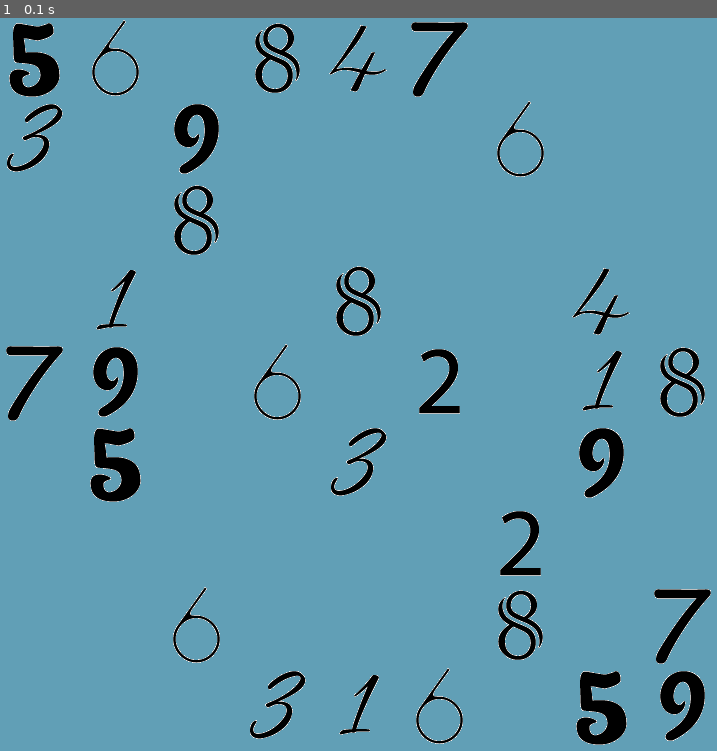
Above: before the commit, frame 1.
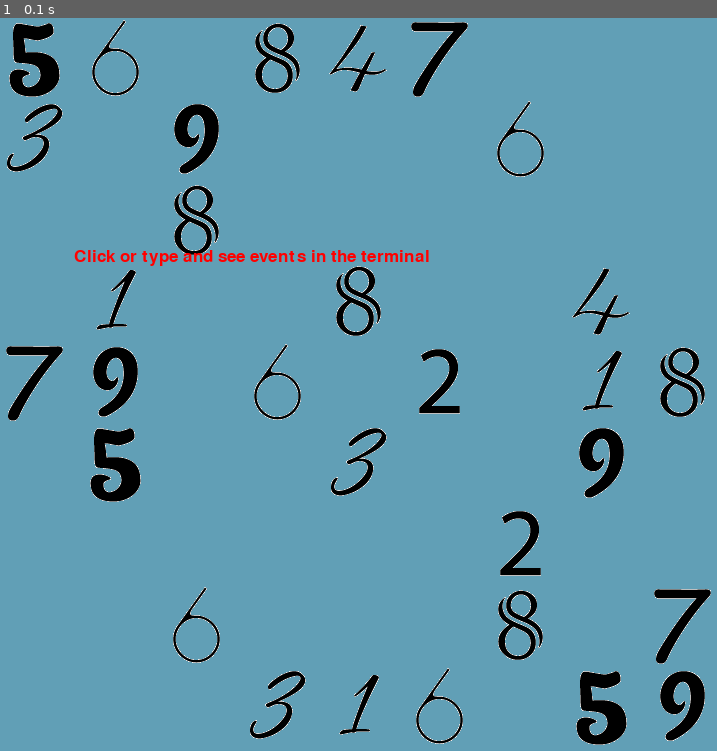
Above: after the commit, the same moment.

Repository: MAOneill/pygame-sudoku
Game: pygame game, started from pygame_soduko.py
The game is run twice, just before and just after one commit, with the same random seed, the same clock (stepped at 60 frames per second) and the same inputs.
Inputs:
- Up to frame 1 (0.1 s): no input

The runs differ from the first frame. In frame 1, 0.4% of the frame differs, in the area x 10-60%, y 31-34%.

Commit message:
message works. i can get position from mouseclick

Diff:
--- a/pygame_soduko.py
+++ b/pygame_soduko.py
@@ -28,7 +28,9 @@
         self.y_position = (col-1) * 81
 
     def change_cell_image(self,value):
+        #not tested yet
         self.image = pygame.image.load('numbers/%d_background_transparent.png' % value).convert_alpha()
+        # self.image = pygame.image.load('numbers/%d_transparent_number.png' % value).convert_alpha()
 
 
 class Known_cell(Cell):
@@ -38,6 +40,7 @@
         #known cells don't need pencils or possibles
         self.possibles = {}  #empty
         self.image = pygame.image.load('numbers/%d_background_transparent.png' % answer).convert_alpha()
+        # self.image = pygame.image.load('numbers/%d_transparent_number.png' % value).convert_alpha()
 
 
 class Unknown_cell(Cell):
@@ -49,9 +52,6 @@
         self.possibles = {1:0,2:0,3:0,4:0,5:0,6:0,7:0,8:0,9:0}
         #change this to a null image
         self.image = None
-
-
-
 
 def create_cell(row,col,tuple,known):
     #process to create all 81 objects AND load them into an array
@@ -94,7 +94,6 @@
             rowarray.append(cell)   #append my object into the row array
         allcells.append(rowarray)       #append row array of cells into the big one
     return allcells
-
 
 def print_grid(cube,what):
     #function for printing my grid in python terminal
@@ -128,6 +127,7 @@
     width = 780
     height = 780
     blue_color = (97, 159, 182)  #background color
+    red_color = (255,0,0)
 
     pygame.init()
     screen = pygame.display.set_mode((width, height))
@@ -186,12 +186,20 @@
                 if cells['data'].image != None:
                     screen.blit(cells['data'].image, (cells['data'].x_position,cells['data'].y_position))
 
-
-
-
         # screen.blit(image6, (250, 250))
         # screen.blit(pencil_image9, (600,600))
 
+        if event.type == pygame.MOUSEBUTTONDOWN:
+            print('mouse down at %d, %d' % event.pos)
+
+        font = pygame.font.Font(None, 25)
+        text = font.render('Click or type and see events in the terminal', True, (red_color))
+        screen.blit(text, (80, 230))
+
+
+        pygame.display.update()
+
+
         pygame.display.update()
 
         clock.tick(60)
